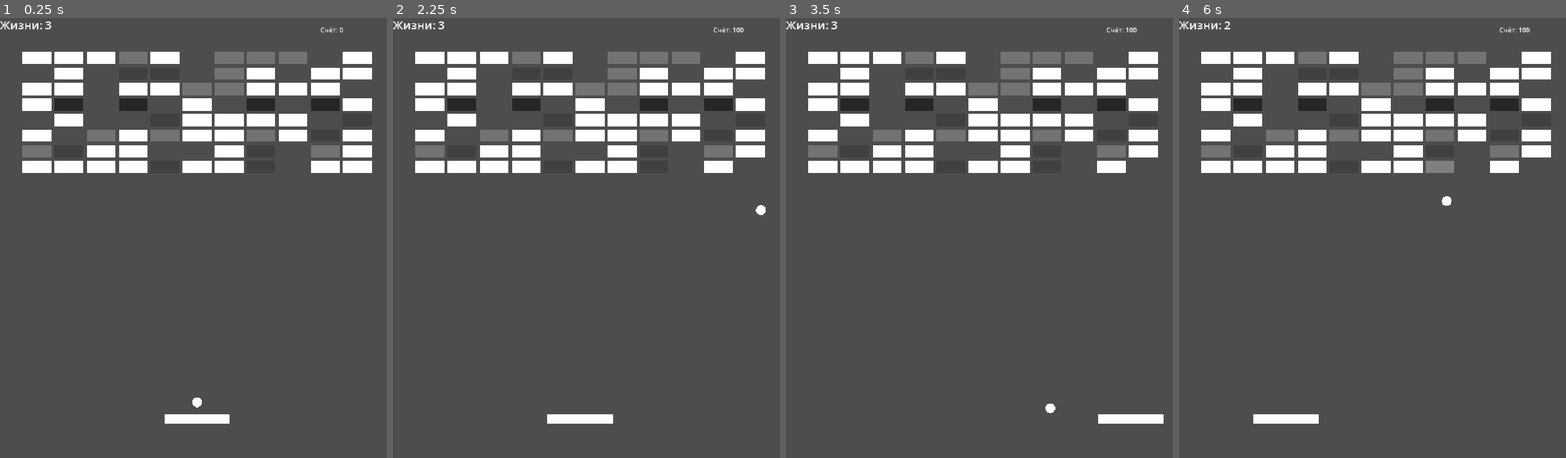
Above: before the commit, frames 1-4 (left to right).
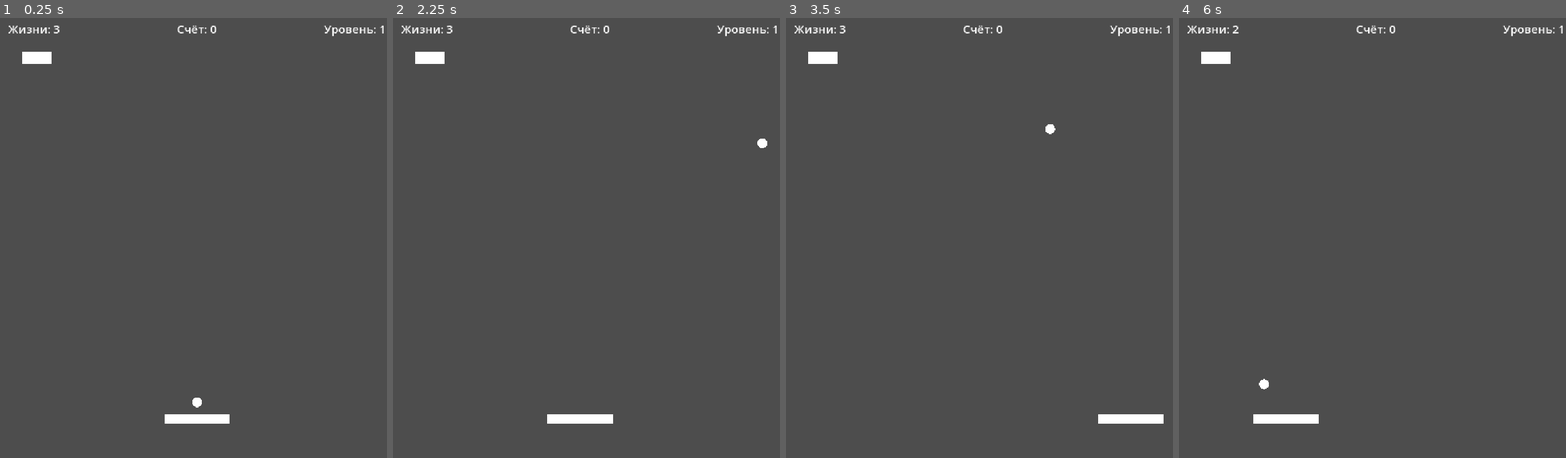
Above: after the commit, the same moments.

Repository: Ardarik421/arkanoid
Game: Godot game, scene res://scenes/main.tscn
Two runs of this game, one before a commit and one after it. Both use one fixed random seed, a clock stepped at 60 frames per second and the inputs below. The project has no main scene, so this scene is started directly.
Inputs:
- Up to frame 1 (0.25 s): no input
- Up to frame 2 (2.25 s): tap Enter at 0.5 s; hold D (move_right) 0.53-1.28 s; tap Space (launch_ball) at 0.6, 1.35, 2.1 s; hold A (move_left) 1.28-2.03 s; hold D (move_right) from 2.03 s (still down)
- Up to frame 3 (3.5 s): keep holding D (move_right); tap Space (launch_ball) at 2.85 s
- Up to frame 4 (6 s): release D (move_right) at 3.53 s; hold A (move_left) 3.53-5.78 s; tap Space (launch_ball) every 0.75 s from 3.6 to 5.85 s; hold D (move_right) from 5.78 s (still down)

The runs differ from the first frame. In frame 1, 12% of the frame differs, in the area x 0-100%, y 0-36%; in frame 2, 12%; in frame 3, 12%; in frame 4, 12%, in the area x 0-100%, y 0-85%.

Commit message:
Правки

Diff:
--- a/scenes/main.gd
+++ b/scenes/main.gd
@@ -2,8 +2,8 @@
 
 @export var brick_scene: PackedScene
 
-@export var rows: int = 8
-@export var columns: int = 11
+@export var rows: int = 1
+@export var columns: int = 1
 
 @export var start_x: float = 90.0
 @export var start_y: float = 100.0
@@ -16,7 +16,18 @@
 
 @export_range(0.0, 1.0) var fill_chance: float = 0.8
 
-@export var level_pattern: int = 0
+enum LevelPattern {
+	RANDOM,
+	VERTICAL_WALL,
+	CROSS,
+	DOUBLE_VERTICAL,
+	HORIZONTAL_WALL,
+	DOUBLE_HORIZONTAL,
+	HORIZONTAL_PLATFORMS,
+	HORIZONTAL_GAP
+}
+
+@export var level_pattern: LevelPattern = LevelPattern.RANDOM
 
 var lives: int = 3
 var score: int = 0
@@ -26,11 +37,15 @@
 var game_won: bool = false
 var game_over: bool = false
 
+var current_level: int = 1
+
 
 func _ready():
+	apply_level_settings()
 	generate_bricks()
 	update_lives_label()
 	update_score_label()
+	update_level_label()
 
 func generate_bricks():
 	for row in range(rows):
@@ -42,41 +57,41 @@
 			var brick = brick_scene.instantiate()
 			var is_wall_brick = false
 
-			if level_pattern == 1:
+			if level_pattern == LevelPattern.VERTICAL_WALL:
 				is_wall_brick = column == 5 and row >= 2 and row <= 5
 
-			elif level_pattern == 2:
+			elif level_pattern == LevelPattern.CROSS:
 				is_wall_brick = (
 					(column == 5 and row >= 1 and row <= 6)
 					or
 					(row == 3 and column >= 3 and column <= 7)
 				)
 
-			elif level_pattern == 3:
+			elif level_pattern == LevelPattern.DOUBLE_VERTICAL:
 				is_wall_brick = (
 					(column == 3 and row >= 1 and row <= 6)
 					or
 					(column == 7 and row >= 1 and row <= 6)
 				)
 
-			elif level_pattern == 4:
+			elif level_pattern == LevelPattern.HORIZONTAL_WALL:
 				is_wall_brick = row == 3 and column >= 2 and column <= 8
 
-			elif level_pattern == 5:
+			elif level_pattern == LevelPattern.DOUBLE_HORIZONTAL:
 				is_wall_brick = (
 					(row == 2 and column >= 1 and column <= 9)
 					or
 					(row == 5 and column >= 1 and column <= 9)
 				)
 
-			elif level_pattern == 6:
+			elif level_pattern == LevelPattern.HORIZONTAL_PLATFORMS:
 				is_wall_brick = (
 					(row == 2 and column >= 1 and column <= 4)
 					or
 					(row == 4 and column >= 6 and column <= 9)
 				)
 
-			elif level_pattern == 7:
+			elif level_pattern == LevelPattern.HORIZONTAL_GAP:
 				is_wall_brick = (
 					row == 3
 					and column >= 1
@@ -131,7 +146,12 @@
 	var ball = $Ball
 	var paddle = $Paddle
 
-	if game_won or game_over:
+	if game_won:
+		if Input.is_action_just_pressed("launch_ball"):
+			start_next_level()
+		return
+
+	if game_over:
 		if Input.is_action_just_pressed("launch_ball"):
 			restart_game()
 		return
@@ -145,9 +165,6 @@
 		if Input.is_action_just_pressed("launch_ball"):
 			ball.launch()
 
-func update_lives_label():
-	$LivesLabel.text = "Жизни: " + str(lives)
-
 func lose_life():
 	lives -= 1
 	balls_lost_this_level += 1
@@ -162,9 +179,6 @@
 	game_over = true
 	$GameOverLabel.visible = true
 	$Paddle.can_move = false
-	print("GAME OVER сработал")
-	print("Visible: ", $GameOverLabel.visible)
-	print("Position: ", $GameOverLabel.global_position)
 	reset_ball()
 
 func show_victory():
@@ -173,7 +187,7 @@
 	score += bonus
 	update_score_label()
 
-	$WinLabel.text = "ПОБЕДА!\nБонус за сохраненные шары: +" + str(bonus) + "\nSPACE — начать заново"
+	$WinLabel.text = "ПОБЕДА!\nБонус за сохраненные шары: +" + str(bonus) + "\nSPACE — следующий уровень"
 	$WinLabel.visible = true
 
 	$Ball.is_attached = true
@@ -190,10 +204,12 @@
 		return 0
 
 func restart_game():
+	current_level = 1
 	lives = 3
 	score = 0
 	balls_lost_this_level = 0
 
+	update_level_label()
 	update_lives_label()
 	update_score_label()
 
@@ -207,6 +223,7 @@
 		$Bricks.remove_child(brick)
 		brick.queue_free()
 
+	apply_level_settings()
 	generate_bricks()
 	reset_ball()
 
@@ -223,5 +240,63 @@
 		game_won = true
 		show_victory()
 
+func update_lives_label():
+	$LivesLabel.text = "Жизни: " + str(lives)
+
 func update_score_label():
 	$ScoreLabel.text = "Счёт: " + str(score)
+
+func update_level_label():
+	$LevelLabel.text = "Уровень: " + str(current_level)
+
+func apply_level_settings():
+	match current_level:
+		1:
+			level_pattern = LevelPattern.RANDOM
+
+		2:
+			level_pattern = LevelPattern.VERTICAL_WALL
+
+		3:
+			level_pattern = LevelPattern.HORIZONTAL_WALL
+
+		4:
+			level_pattern = LevelPattern.CROSS
+
+		5:
+			level_pattern = LevelPattern.DOUBLE_VERTICAL
+
+		6:
+			level_pattern = LevelPattern.DOUBLE_HORIZONTAL
+
+		7:
+			level_pattern = LevelPattern.HORIZONTAL_PLATFORMS
+
+		8:
+			level_pattern = LevelPattern.HORIZONTAL_GAP
+
+		_:
+			level_pattern = LevelPattern.RANDOM
+
+func start_next_level():
+	current_level += 1
+	update_level_label()
+
+	lives = 3
+	balls_lost_this_level = 0
+
+	update_lives_label()
+
+	$WinLabel.visible = false
+	$Paddle.can_move = true
+	$Paddle.global_position = Vector2(480, 980)
+
+	for brick in $Bricks.get_children():
+		$Bricks.remove_child(brick)
+		brick.queue_free()
+
+	apply_level_settings()
+	generate_bricks()
+	reset_ball()
+
+	game_won = false
--- a/scenes/main.tscn
+++ b/scenes/main.tscn
@@ -54,10 +54,12 @@
 shape = SubResource("RectangleShape2D_2k4f0")
 
 [node name="LivesLabel" type="Label" parent="." unique_id=576695795]
-offset_right = 40.0
-offset_bottom = 23.0
+offset_left = 20.0
+offset_right = 300.0
+offset_bottom = 60.0
 theme_override_font_sizes/font_size = 28
 text = "Жизни: 3"
+vertical_alignment = 1
 
 [node name="GameOverLabel" type="Label" parent="." unique_id=303475574]
 visible = false
@@ -74,7 +76,7 @@
 theme_override_font_sizes/font_size = 48
 text = "ИГРА ОКОНЧЕНА
 
-Чтобы начать заново, нажми SPACE
+SPACE - новая игра
 "
 horizontal_alignment = 1
 vertical_alignment = 1
@@ -94,15 +96,29 @@
 theme_override_font_sizes/font_size = 48
 text = "ПОБЕДА!
 
-Чтобы продолжить, нажми SPACE"
+SPACE - продолжить"
 horizontal_alignment = 1
 vertical_alignment = 1
 
 [node name="ScoreLabel" type="Label" parent="." unique_id=361577964]
-offset_left = 780.0
-offset_top = 20.0
-offset_right = 836.0
-offset_bottom = 43.0
+offset_right = 960.0
+offset_bottom = 60.0
+theme_override_font_sizes/font_size = 28
 text = "Счёт: 0"
+horizontal_alignment = 1
+vertical_alignment = 1
+
+[node name="LevelLabel" type="Label" parent="." unique_id=1069848913]
+anchors_preset = 5
+anchor_left = 0.5
+anchor_right = 0.5
+offset_left = 660.0
+offset_right = 940.0
+offset_bottom = 60.0
+grow_horizontal = 2
+theme_override_font_sizes/font_size = 28
+text = "Уровень: 1"
+horizontal_alignment = 2
+vertical_alignment = 1
 
 [connection signal="body_entered" from="DeathZone" to="." method="_on_death_zone_body_entered"]
